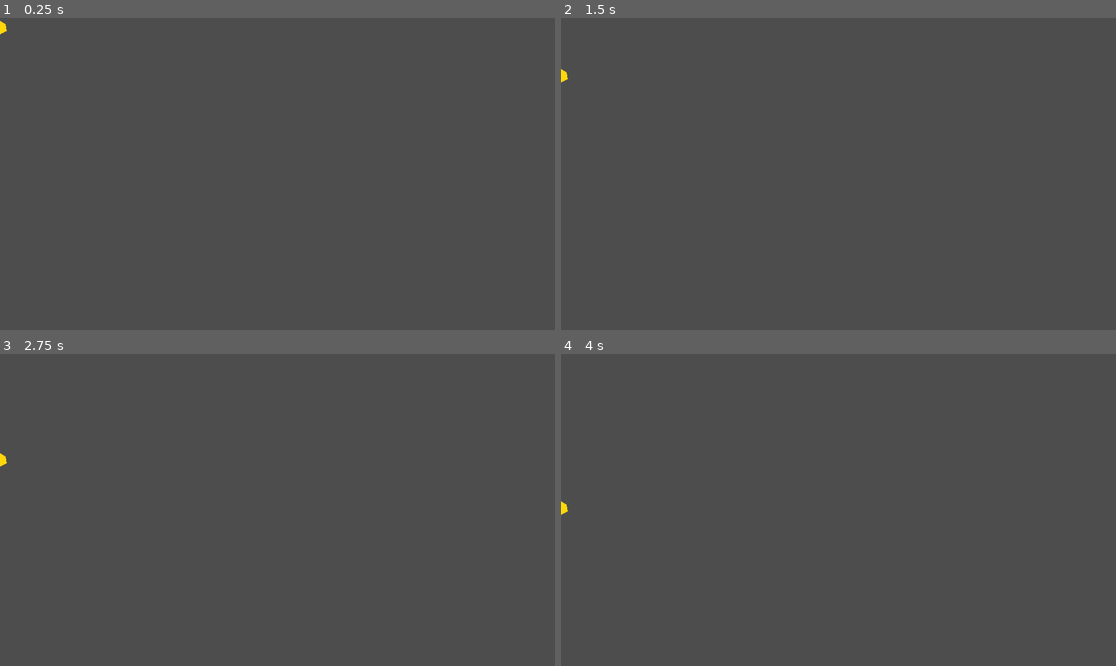
Above: before the commit, frames 1-4 (two rows, left to right).
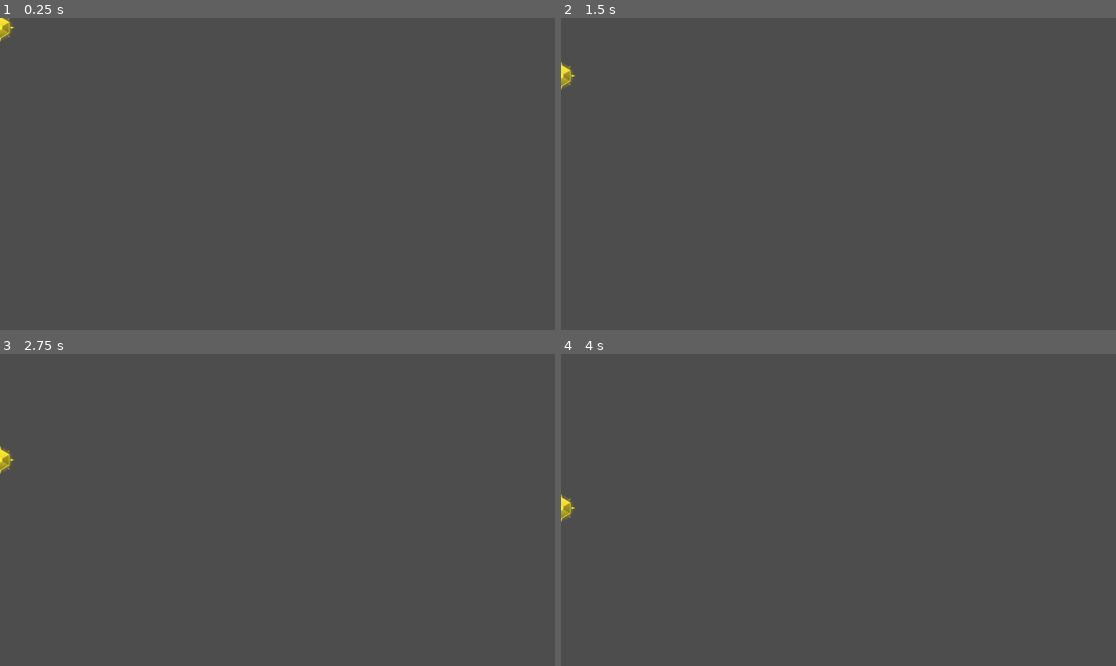
Above: after the commit, the same moments.

Repository: shrimplabs/void-patrol-variant-f-run4
Game: Godot game, scene res://scenes/powerup.tscn
Same seed, same stepped clock (60 frames per second), same inputs: the game is played once before the commit and once after it. This scene is started directly instead of the project's main scene.
Inputs (mouse positions are in pixels of both pictures, inside the frame that each line leads up to):
- Up to frame 1 (0.25 s): no input
- Up to frame 2 (1.5 s): tap Enter (ui_accept) at 0.5, 0.77 s; move the mouse to (960, 158) at 0.52 s; hold D (move_right) 0.53-1.25 s; tap Shift at 0.6 s; click (960, 158) at 0.67 s; drag from (727, 189) to (810, 236) at 1.27 s
- Up to frame 3 (2.75 s): move the mouse to (333, 441) at 2.02 s; hold D (move_right) from 2.03 s (still down); tap Alt at 2.1 s
- Up to frame 4 (4 s): release D (move_right) at 2.75 s; drag from (810, 572) to (672, 463) at 2.77 s; move the mouse to (1005, 556) at 3.52 s; hold A (move_left) from 3.53 s (still down); tap Backspace at 3.6 s; tap Enter (ui_accept) at 3.77 s

The runs differ from the first frame. In frame 1, 0.1% of the frame differs, in the area x 0-3%, y 0-8%; in frame 2, 0.1%, in the area x 0-3%, y 14-23%; in frame 3, 0.1%; in frame 4, 0.1%.

Commit message:
art(powerup): add hand-drawn crystal-orb sprite, drop Polygon2D placeholder
Replace the yellow Polygon2D hexagon placeholder in scenes/powerup.tscn
with a proper hand-drawn SVG/PNG sprite.

- assets/sprites/powerup.svg: 32x32 viewBox hand-drawn six-pointed crystal
  star with soft outer aura, four cardinal rays + four diagonal rays,
  and a bright core highlight. Fill is white/gray gradient so the
  existing per-kind modulate (yellow/orange/red/blue/green/purple)
  tints it correctly for all six powerup kinds.
- assets/sprites/powerup.png: 64x64 RGBA rendered via rsvg-convert
- scenes/powerup.tscn: replace Visual Polygon2D with Sprite2D pointing
  at the new powerup.png

Verified:
- check_scripts.gd: all scripts OK
- All 6 powerup kinds instantiate with the new texture and the correct
  per-kind modulate (DOUBLE_SHOT=yellow, TRIPLE_SPREAD=orange, LASER=red,
  SHIELD_BOOST=blue, SPEED_BOOST=green, BOMB=purple)
- GUT 257/257 (256 pass + 1 risky placeholder, no regressions)

Diff:
--- /dev/null
+++ b/assets/sprites/powerup.svg
@@ -0,0 +1,54 @@
+<?xml version="1.0" encoding="UTF-8"?>
+<svg xmlns="http://www.w3.org/2000/svg" viewBox="-16 -16 32 32" width="32" height="32">
+  <defs>
+    <radialGradient id="coreGlow" cx="50%" cy="50%" r="50%">
+      <stop offset="0%" stop-color="#ffffff" stop-opacity="1"/>
+      <stop offset="55%" stop-color="#ffffff" stop-opacity="0.7"/>
+      <stop offset="100%" stop-color="#ffffff" stop-opacity="0"/>
+    </radialGradient>
+    <linearGradient id="crystalGrad" x1="0%" y1="0%" x2="0%" y2="100%">
+      <stop offset="0%" stop-color="#ffffff" stop-opacity="1"/>
+      <stop offset="50%" stop-color="#cccccc" stop-opacity="1"/>
+      <stop offset="100%" stop-color="#888888" stop-opacity="1"/>
+    </linearGradient>
+  </defs>
+
+  <!-- Soft outer aura -->
+  <circle cx="0" cy="0" r="14" fill="url(#coreGlow)" opacity="0.55"/>
+
+  <!-- Six-pointed crystal/atom star -->
+  <g fill="url(#crystalGrad)" stroke="#ffffff" stroke-width="0.6" stroke-linejoin="round">
+    <!-- Hexagonal crystal body -->
+    <path d="M 0 -11 L 9.5 -5.5 L 9.5 5.5 L 0 11 L -9.5 5.5 L -9.5 -5.5 Z"/>
+  </g>
+
+  <!-- Inner facets (catches light) -->
+  <g fill="#ffffff" opacity="0.55">
+    <path d="M 0 -11 L 9.5 -5.5 L 0 0 Z"/>
+    <path d="M 0 -11 L -9.5 -5.5 L 0 0 Z"/>
+  </g>
+  <g fill="#000000" opacity="0.25">
+    <path d="M 0 0 L 9.5 5.5 L 9.5 -5.5 Z"/>
+    <path d="M 0 0 L -9.5 5.5 L -9.5 -5.5 Z"/>
+  </g>
+
+  <!-- Four cardinal points (rays) -->
+  <g fill="#ffffff" opacity="0.9">
+    <path d="M 0 -15 L 1.2 -11 L -1.2 -11 Z"/>
+    <path d="M 0 15 L 1.2 11 L -1.2 11 Z"/>
+    <path d="M -15 0 L -11 -1.2 L -11 1.2 Z"/>
+    <path d="M 15 0 L 11 -1.2 L 11 1.2 Z"/>
+  </g>
+
+  <!-- Diagonal rays (smaller) -->
+  <g fill="#ffffff" opacity="0.65">
+    <path d="M -10.6 -10.6 L -7.8 -8.5 L -8.5 -7.8 Z"/>
+    <path d="M 10.6 -10.6 L 7.8 -8.5 L 8.5 -7.8 Z"/>
+    <path d="M -10.6 10.6 L -8.5 7.8 L -7.8 8.5 Z"/>
+    <path d="M 10.6 10.6 L 8.5 7.8 L 7.8 8.5 Z"/>
+  </g>
+
+  <!-- Bright core highlight -->
+  <circle cx="0" cy="0" r="2.5" fill="#ffffff"/>
+  <circle cx="-0.8" cy="-0.8" r="1" fill="#ffffff"/>
+</svg>
--- a/scenes/powerup.tscn
+++ b/scenes/powerup.tscn
@@ -1,6 +1,8 @@
-[gd_scene load_steps=4 format=3 uid="uid://b1powerup01"]
+[gd_scene load_steps=5 format=3 uid="uid://b1powerup01"]
 
 [ext_resource type="Script" path="res://scripts/powerup.gd" id="1_powerup"]
+
+[ext_resource type="Texture2D" path="res://assets/sprites/powerup.png" id="2_powerup_sprite"]
 
 [sub_resource type="CircleShape2D" id="CircleShape2D_powerup"]
 radius = 14.0
@@ -14,8 +16,8 @@
 [node name="Shape" type="CollisionShape2D" parent="."]
 shape = SubResource("CircleShape2D_powerup")
 
-[node name="Visual" type="Polygon2D" parent="."]
-color = Color(1, 0.92, 0.2, 1)
-polygon = PackedVector2Array(0, -14, 12, -7, 14, 7, 0, 14, -14, 7, -12, -7)
+[node name="Visual" type="Sprite2D" parent="."]
+texture = ExtResource("2_powerup_sprite")
+centered = true
 
 [node name="VisibleOnScreenNotifier2D" type="VisibleOnScreenNotifier2D" parent="."]
Binary file added: assets/sprites/powerup.png
Not shown, added: assets/sprites/powerup.png.import
Not shown, added: assets/sprites/powerup.svg.import
